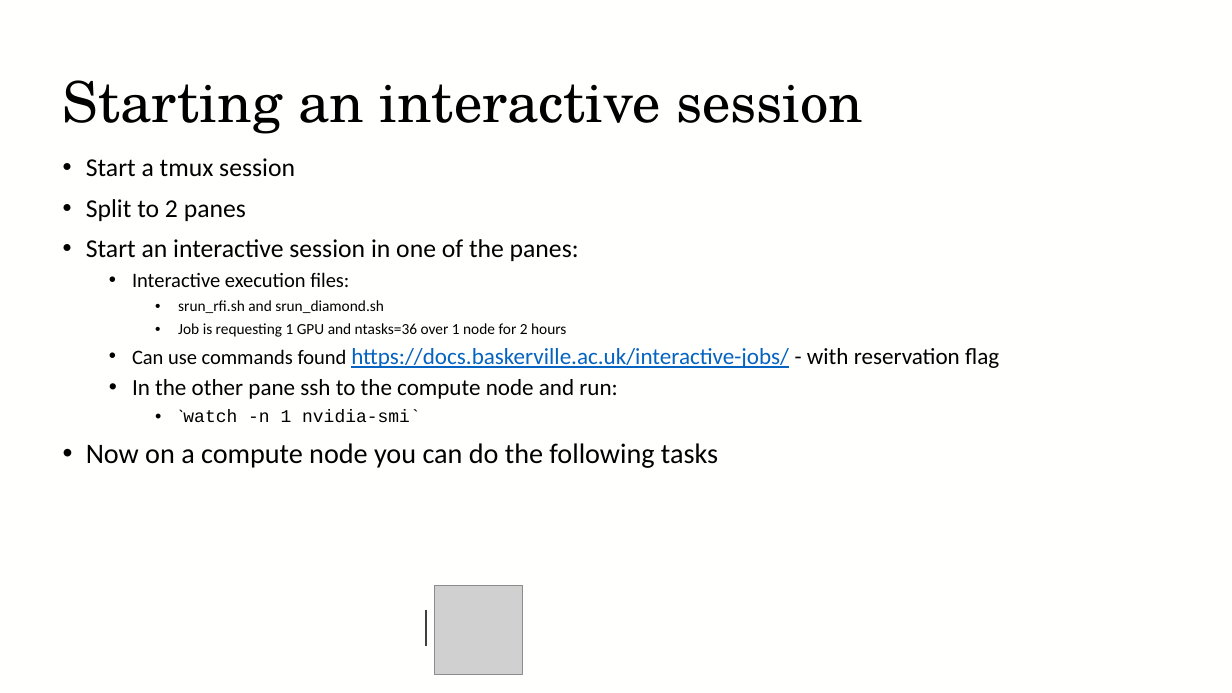
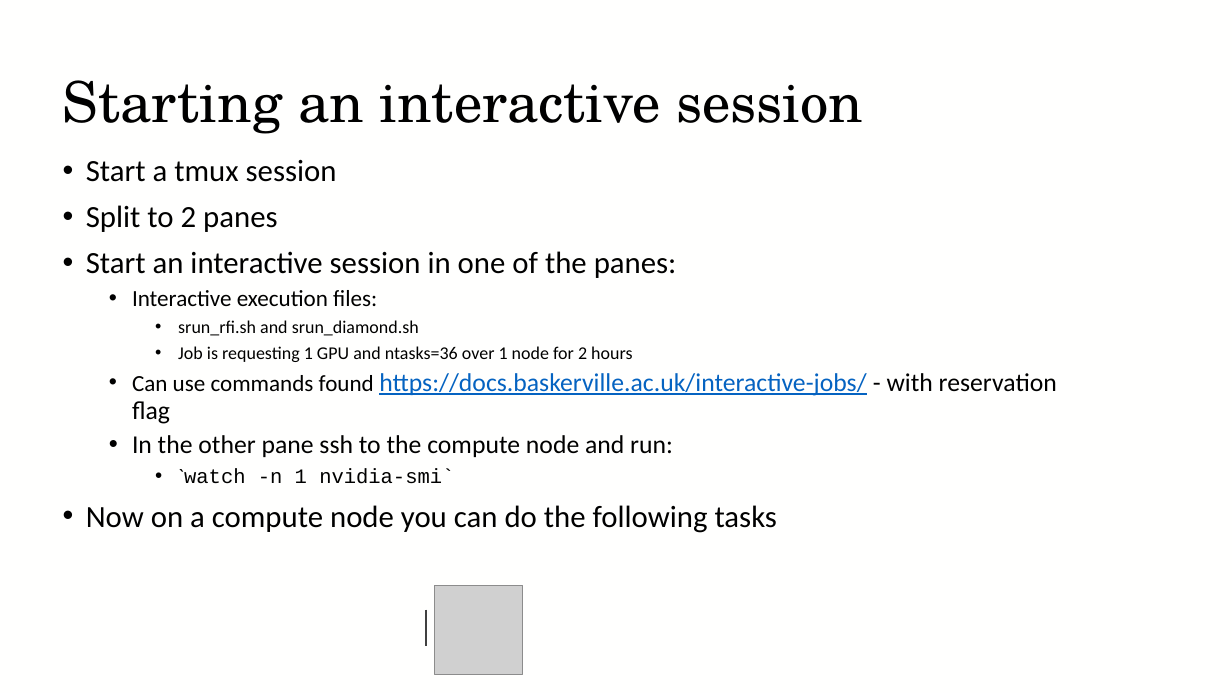
Before and after one commit to baskerville-hpc/2025-01-16-RFI-DLS-training, a slide deck: slide 13 of Interactive_jobs/Baskerville-Interactive-jobs.pptx. Drawn at 1232x693 pixels with LibreOffice and Linux fonts; fonts in the diff are those of the drawing; grey boxes stand for pictures; background and template pictures are left out. Boxes give left, top, right and bottom in pixels: in the first picture for what was removed or moved away, otherwise in the second. Text is boxed around its words. In the diff, an @@ line names an element or a change of style, - is before the commit and + after.

Commit message:
update of Interactive presentation and material

```diff
--- a/Interactive_jobs/Baskerville-Interactive-jobs.pptx
+++ b/Interactive_jobs/Baskerville-Interactive-jobs.pptx
@@ text "Start a tmux session" at <box>86,160,1057,533</box>: size 20 to 24 pt in "Start a tmux session", "Split to 2 panes", "Start an interactive session in one of ..."; size 16 to 18 pt in "Interactive execution files:", "Can use commands found"; size 12 to 14 pt in "srun_rfi.sh and srun_diamond.sh", "Job is requesting 1 GPU and ntasks=36 ..."; size 18 to 20 pt in "https://docs.baskerville.ac.uk/interactive-jobs/ - with rese ...", "In the other pane ssh to the ..."; size 14 to 16 pt in "`watch -n 1 nvidia-smi`"; size 22 to 24 pt in "Now on a compute node you can ..." @@
```
Also in this commit, not shown: 2 other slides changed, 2 other files.
